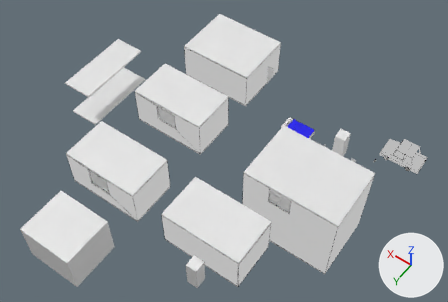
The Blender file Assets/Models/props.blend as it was, and as the next commit left it.
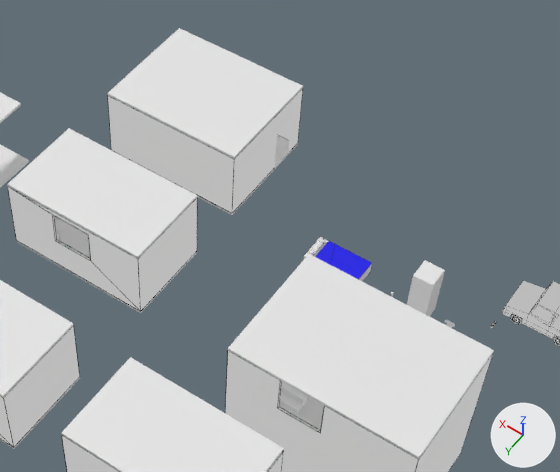
Each version appears first whole from a 50 mm lens placed at (-15.0, 21.5, 30.6), pointed at (-1.4, 2.5, 0.8), and next in a close-up on the part from 29% to 91% of the width and 0% to 77% of the height. Arrows for +X, +Y and +Z are at lower right; the lights stay in place.

The first close-up shows 'Cube.2', 'Paredes', 'Paredes.001', 'Paredes.006', 'Paredes.007', 'Paredes.009', 'Piso.001', 'Piso.002', 'Refrigeradora', 'Techo.004', 'Techo.005', 'Techo.006'.
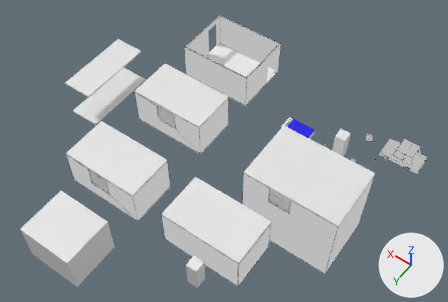
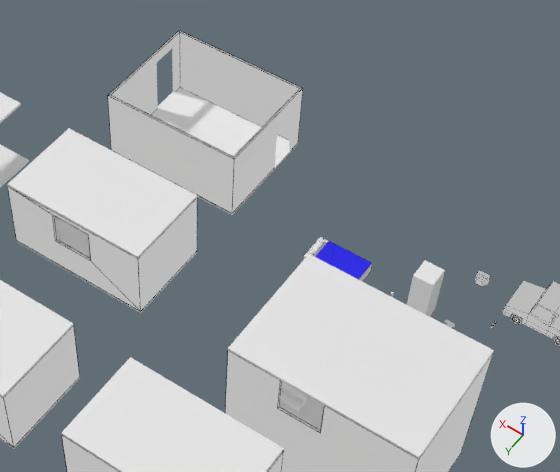
Pixel boxes (x1, y1, x2, y2) of what changed, in the close-ups (560 x 472 px):
```json
{"object": "Techo.005", "change": "hidden", "before": [108, 28, 303, 159]}
{"object": "Cube.009", "change": "added", "after": [475, 270, 490, 287]}
{"object": "Piso.009", "change": "unchanged, uncovered by the edit", "before": [197, 135, 298, 215], "after": [151, 88, 298, 215]}
```

Edits to the scene script, one JSON object a line:
```json
{"op": "add", "block": "me_cube_100", "code": ["me_cube_100 = bpy.data.meshes.new('Cube.100')", "me_cube_100.from_pydata(...)  # 28 vertices, 26 faces; spans x -0.2..0.2, y -0.2..0.092, z 0.0..0.4", "me_cube_100.materials.append(mat_pared)", "me_cube_100.materials.append(mat_black)  # black #000000", "me_cube_100.materials.append(mat_default)  # white #e7e7e7"]}
{"op": "add", "block": "ob_techo_005", "code": "ob_techo_005.hide_set(True)"}
{"op": "add", "block": "ob_cube_009", "code": ["ob_cube_009 = bpy.data.objects.new('Cube.009', me_cube_100)", "ob_cube_009.location = (-8.0, -4.0, 0.0)", "_m = ob_cube_009.modifiers.new('Wireframe', 'WIREFRAME')", "_m.thickness = 0.01", "_m.use_replace = False", "_m.material_offset = 1"]}
```
